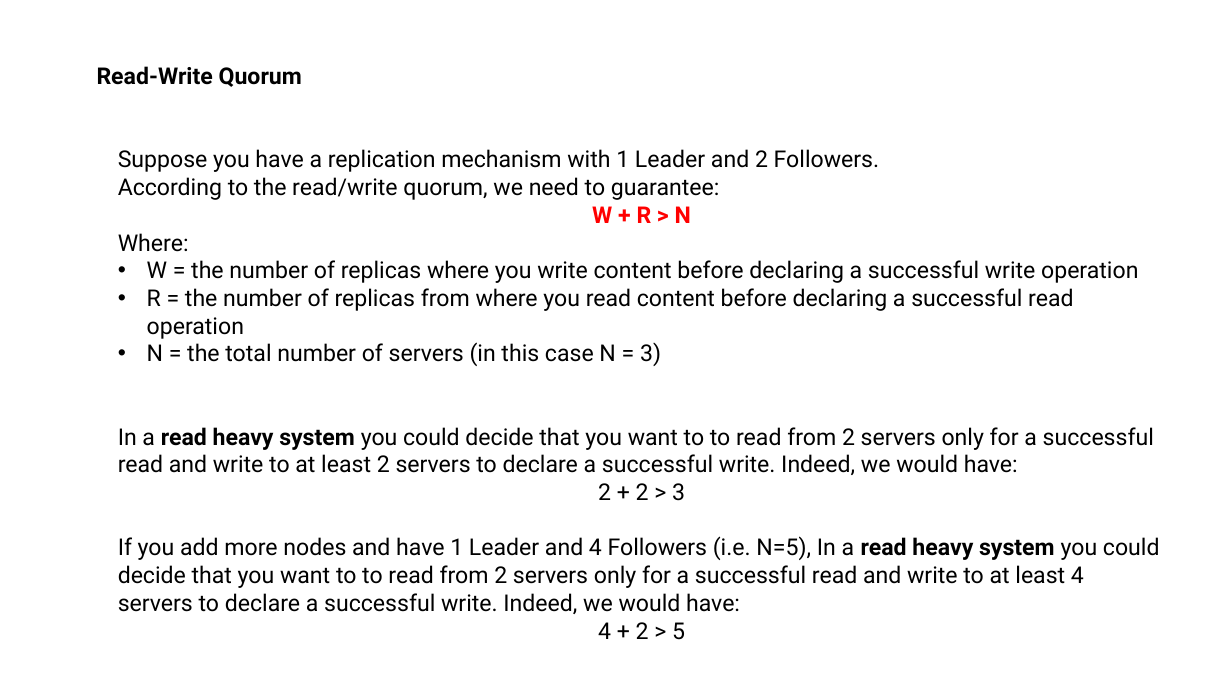
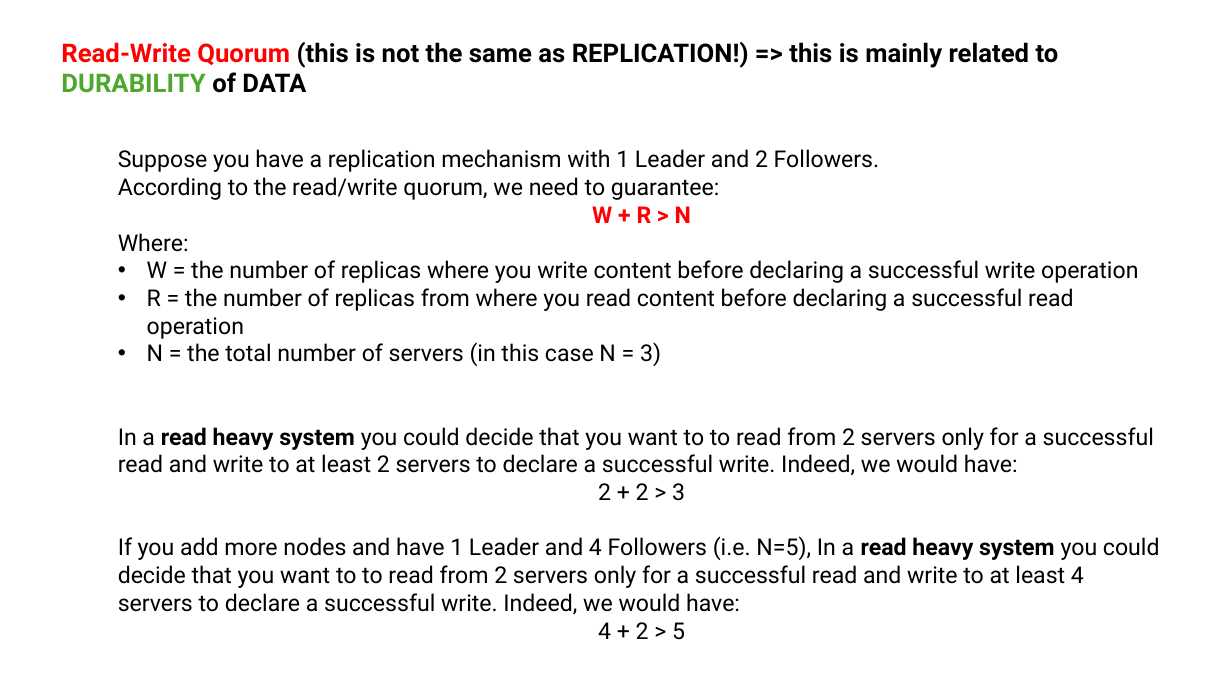
Before and after one commit to dventura3/system-design, a slide deck: slide 10 of docs/DB Replication.pptx (slide 6 before the commit). Drawn at 1232x693 pixels with LibreOffice and Linux fonts; fonts in the diff are those of the drawing. Boxes give left, top, right and bottom in pixels: in the first picture for what was removed or moved away, otherwise in the second. Text is boxed around its words. In the diff, an @@ line names an element or a change of style, - is before the commit and + after.

Commit message:
Updated replication

```diff
--- a/docs/DB Replication.pptx
+++ b/docs/DB Replication.pptx
@@ text at [61, 42, 1059, 93]: text changed; size 18 to 20 pt @@
-Read-Write Quorum
+Read-Write Quorum (this is not the same as REPLICATION!) => this is mainly related to DURABILITY of DATA
```
Also in this commit, not shown: 3 other slides changed, 8 slides added, 2 other files.
